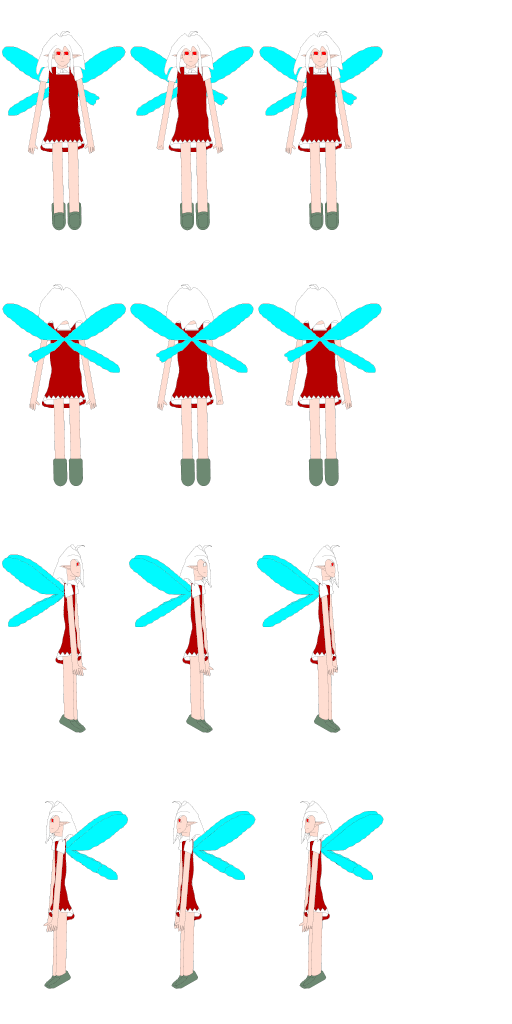
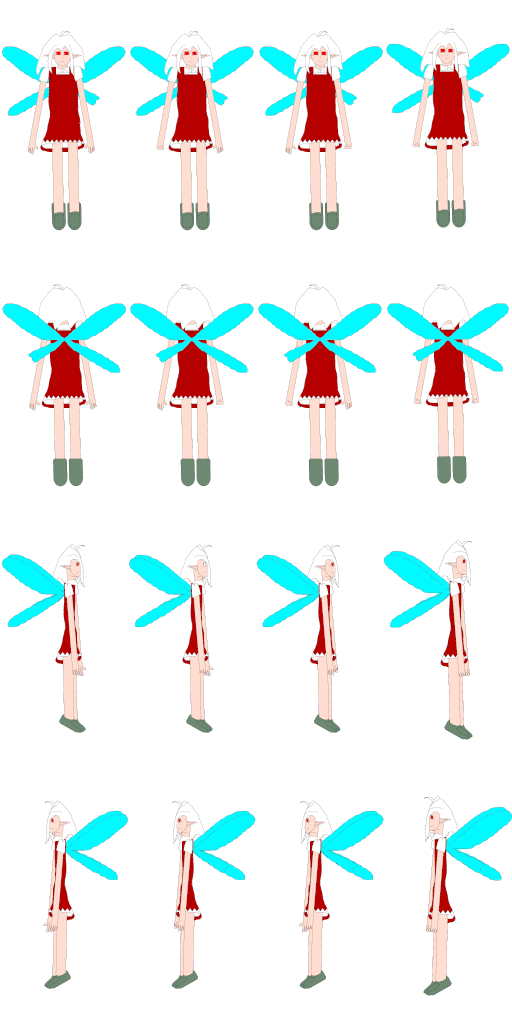
The second 512 x 1024 image is a revision of the first. Changes to its layers:
added layer "wjump" above "ejump" over [423, 796, 512, 996]
added layer "ejump" above "njump" over [384, 540, 473, 740]
added layer "njump" above "sjump" over [387, 284, 509, 484]
added layer "sjump" above "wwalk2.png" over [386, 28, 510, 228]
